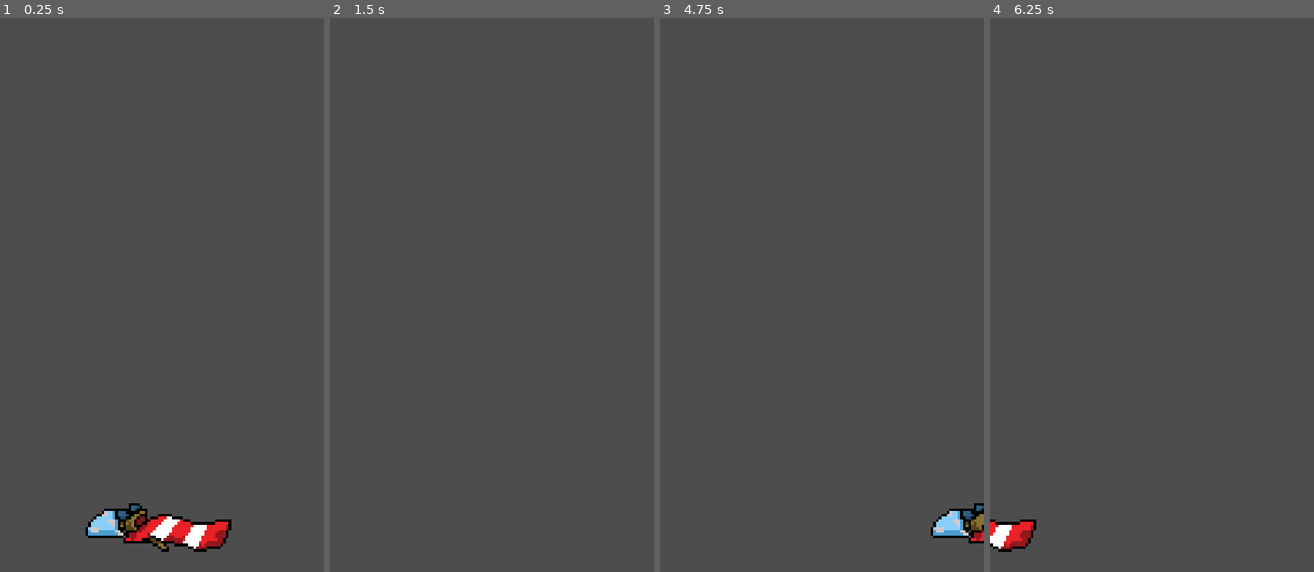
Above: before the commit, frames 1-4 (left to right).
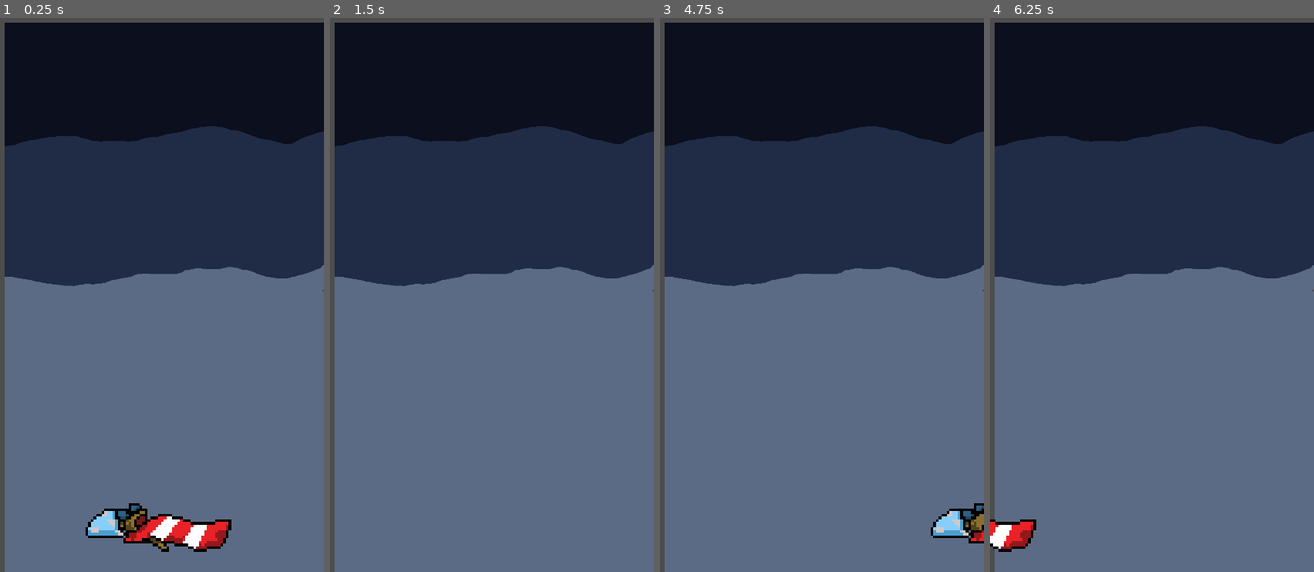
Above: after the commit, the same moments.

Repository: nathaliecstro/lags_game_jam2
Game: Godot game, scene res://SCENES/main.tscn
Two runs of this game, one before a commit and one after it. Both use one fixed random seed, a clock stepped at 60 frames per second and the inputs below.
Inputs:
- Up to frame 1 (0.25 s): no input
- Up to frame 2 (1.5 s): hold D (move_right) 0.53-1.28 s; tap Enter at 1.25 s; hold A (move_left) from 1.28 s (still down)
- Up to frame 3 (4.75 s): release A (move_left) at 2.03 s; hold D (move_right) 2.03-3.53 s; tap Space at 2.75, 4.25 s; tap Enter at 3.5 s; hold A (move_left) from 3.53 s (still down)
- Up to frame 4 (6.25 s): tap Enter at 5.75 s; release A (move_left) at 5.78 s; hold D (move_right) from 5.78 s (still down)

The runs differ from the first frame. In frame 1, 95% of the frame differs, in the area x 1-100%, y 0-100%; in frame 2, 98%; in frame 3, 97%; in frame 4, 97%.

Commit message:
added sky layer

Diff:
--- a/updated_lags_game_jam/SCENES/main.tscn
+++ b/updated_lags_game_jam/SCENES/main.tscn
@@ -1,7 +1,10 @@
-[gd_scene load_steps=4 format=3 uid="uid://bxr4aaam0oro4"]
+[gd_scene load_steps=7 format=3 uid="uid://bxr4aaam0oro4"]
 
 [ext_resource type="PackedScene" uid="uid://ncf0pekbgv88" path="res://SCENES/sapoConcho2.tscn" id="1_xh1h4"]
 [ext_resource type="Script" uid="uid://cbascr2dp7x3d" path="res://SCENES/sapo_concho_2.gd" id="2_ac0l5"]
+[ext_resource type="Texture2D" uid="uid://b3i2m5cxifj3u" path="res://ASSETS/bg layer1-sky.png" id="3_0u8pi"]
+[ext_resource type="Texture2D" uid="uid://c6ncuchxqsy4c" path="res://ASSETS/bglayer3-cerrolastetas.png" id="4_ys6xq"]
+[ext_resource type="Texture2D" uid="uid://crokxj3sk03k" path="res://ASSETS/layer4-plaintains.png" id="5_df0lc"]
 
 [sub_resource type="RectangleShape2D" id="RectangleShape2D_ac0l5"]
 size = Vector2(471.343, 31.143)
@@ -17,3 +20,29 @@
 position = Vector2(-0.999996, 18.8644)
 scale = Vector2(0.25641, 0.25641)
 shape = SubResource("RectangleShape2D_ac0l5")
+
+[node name="ParallaxBackground" type="ParallaxBackground" parent="."]
+
+[node name="Sky Layer" type="ParallaxLayer" parent="ParallaxBackground"]
+motion_scale = Vector2(0.01, 0)
+
+[node name="Sprite2D" type="Sprite2D" parent="ParallaxBackground/Sky Layer"]
+position = Vector2(213, 368)
+scale = Vector2(0.575174, 0.560351)
+texture = ExtResource("3_0u8pi")
+
+[node name="Mountain Layer" type="ParallaxLayer" parent="ParallaxBackground"]
+motion_scale = Vector2(0.03, 0)
+
+[node name="Sprite2D" type="Sprite2D" parent="ParallaxBackground/Mountain Layer"]
+position = Vector2(211.75, 366.5)
+scale = Vector2(0.590972, 0.552344)
+texture = ExtResource("4_ys6xq")
+
+[node name="Tree Layer" type="ParallaxLayer" parent="ParallaxBackground"]
+motion_scale = Vector2(0.05, 0)
+
+[node name="Sprite2D" type="Sprite2D" parent="ParallaxBackground/Tree Layer"]
+position = Vector2(212.375, 371.25)
+scale = Vector2(0.579514, 0.552734)
+texture = ExtResource("5_df0lc")
Binary file added: updated_lags_game_jam/ASSETS/bg layer1-sky.png
Not shown, added: updated_lags_game_jam/ASSETS/bg layer1-sky.png.import
